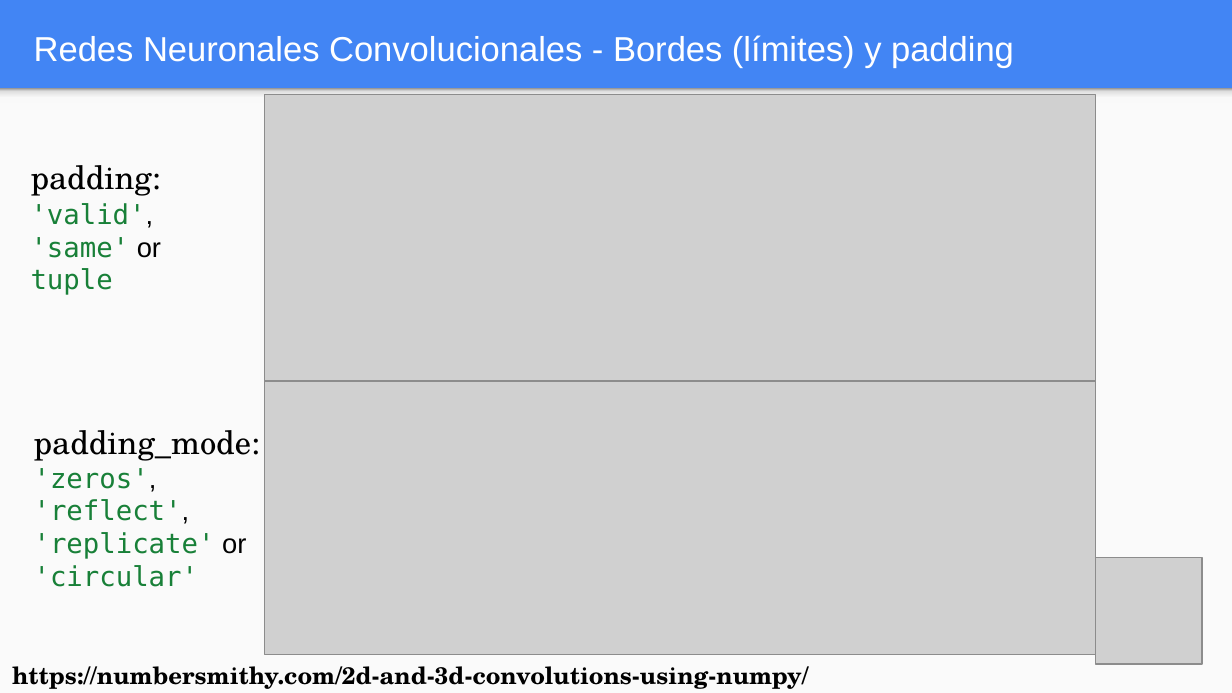
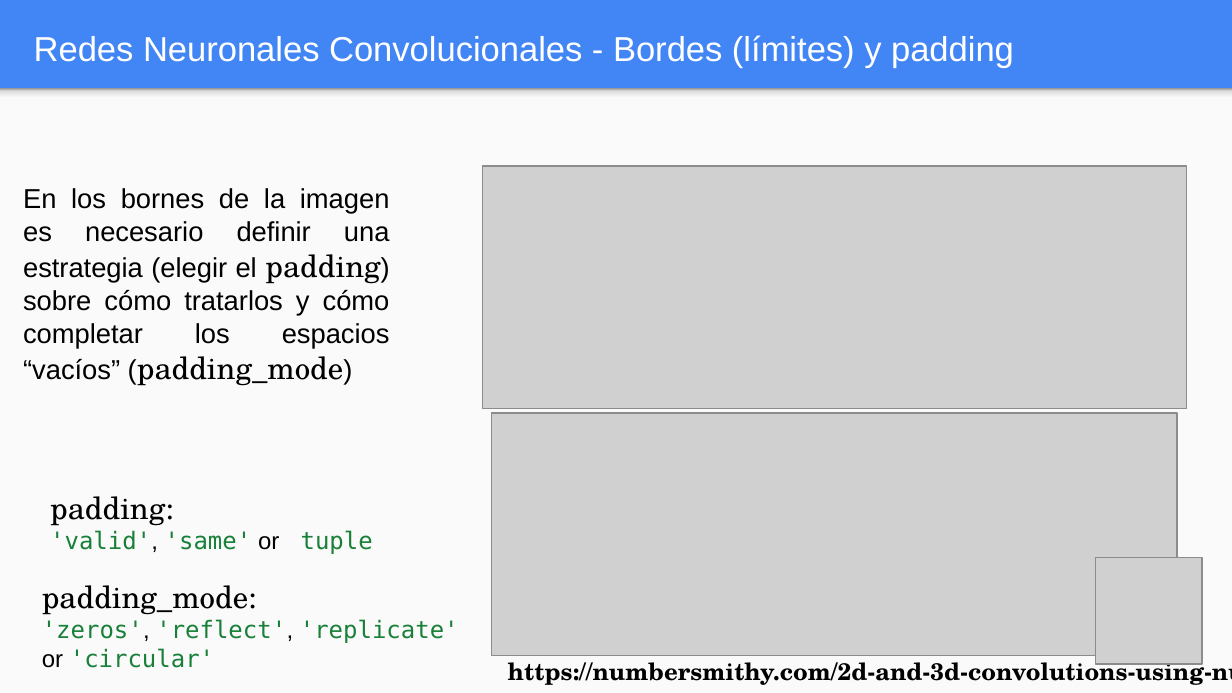
Before and after one commit to FIUBA-Posgrado-Inteligencia-Artificial/aprendizaje_profundo, a slide deck: slide 12 of clase_5/teoria/Clase_5.pptx. Drawn at 1232x693 pixels with LibreOffice and Linux fonts; fonts in the diff are those of the drawing; grey boxes stand for pictures. Boxes give left, top, right and bottom in pixels: in the first picture for what was removed or moved away, otherwise in the second. Text is boxed around its words. In the diff, an @@ line names an element or a change of style, - is before the commit and + after.

```diff
--- a/clase_5/teoria/Clase_5.pptx
+++ b/clase_5/teoria/Clase_5.pptx
@@ picture: place and size @@
-picture at bbox=[264, 95, 1095, 381]
+picture at bbox=[483, 166, 1186, 409]
@@ text added at bbox=[23, 188, 390, 386], 16 pt, text #000000 @@
+En los bornes de la imagen es necesario definir una estrategia (elegir el padding) sobre cómo tratarlos y cómo completar los espacios “vacíos” (padding_mode)
@@ picture: place and size @@
-picture at bbox=[264, 360, 1095, 654]
+picture at bbox=[492, 413, 1177, 655]
@@ text "padding:": place and size @@
-text "padding:" at bbox=[31, 165, 161, 295]
+text "padding:" at bbox=[50, 496, 373, 554]
@@ text "padding:" at bbox=[50, 496, 373, 554]: size 19 to 18 pt in "padding:"; size 16 to 14 pt in "'valid', 'same' or tuple" @@
@@ text "padding_mode:": place and size @@
-text "padding_mode:" at bbox=[34, 430, 260, 587]
+text "padding_mode:" at bbox=[42, 585, 459, 668]
@@ text "padding_mode:" at bbox=[42, 585, 459, 668]: size 19 to 18 pt in "padding_mode:"; size 16 to 14 pt in "'zeros', 'reflect', 'replicate' or 'circular'" @@
@@ text "https://numbersmithy.com/2d-and-3d-convolutions-using-numpy/" rewrapped from bbox=[12, 666, 808, 689] to bbox=[508, 656, 1232, 685] @@
```
Also in this commit, not shown: 16 other slides changed, 1 slide added, 1 slide removed, 1 other file.
